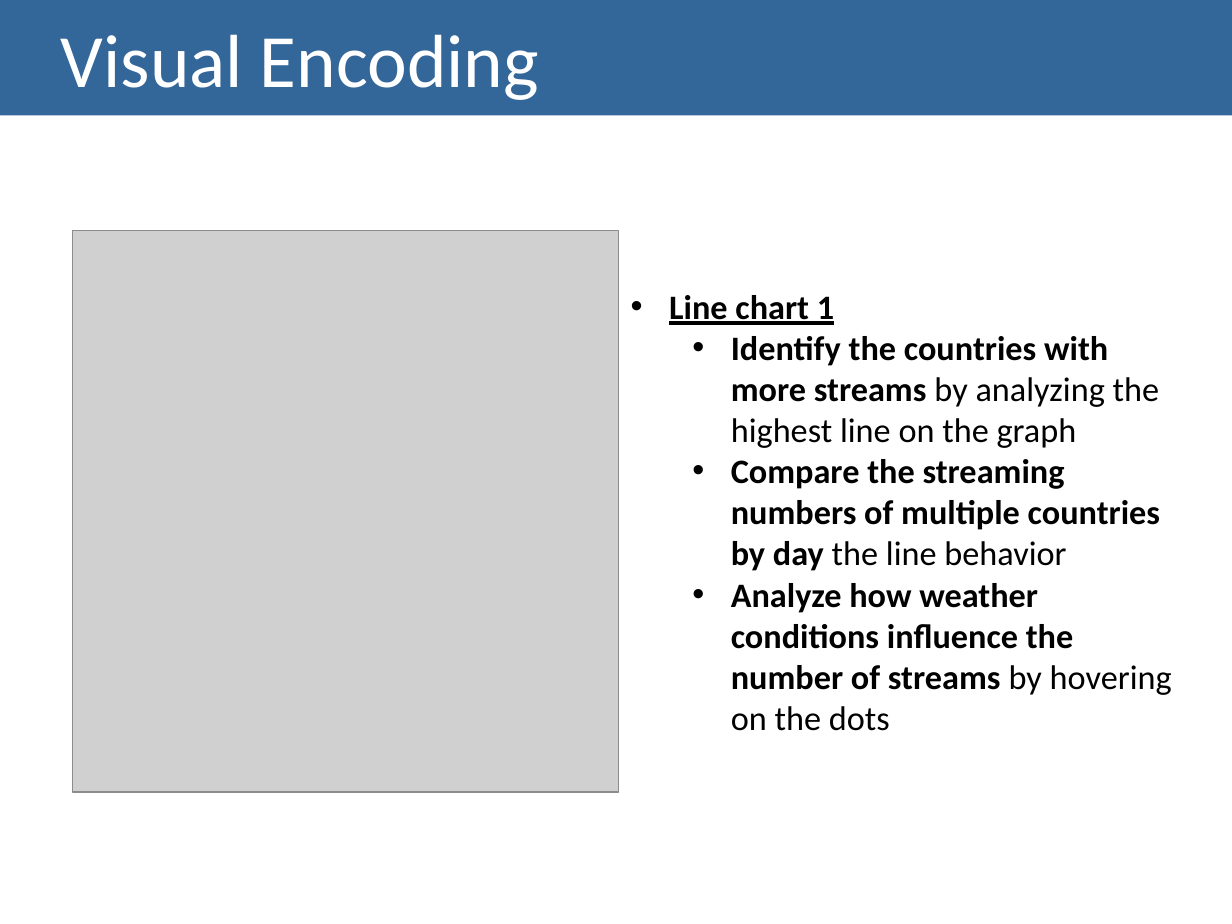
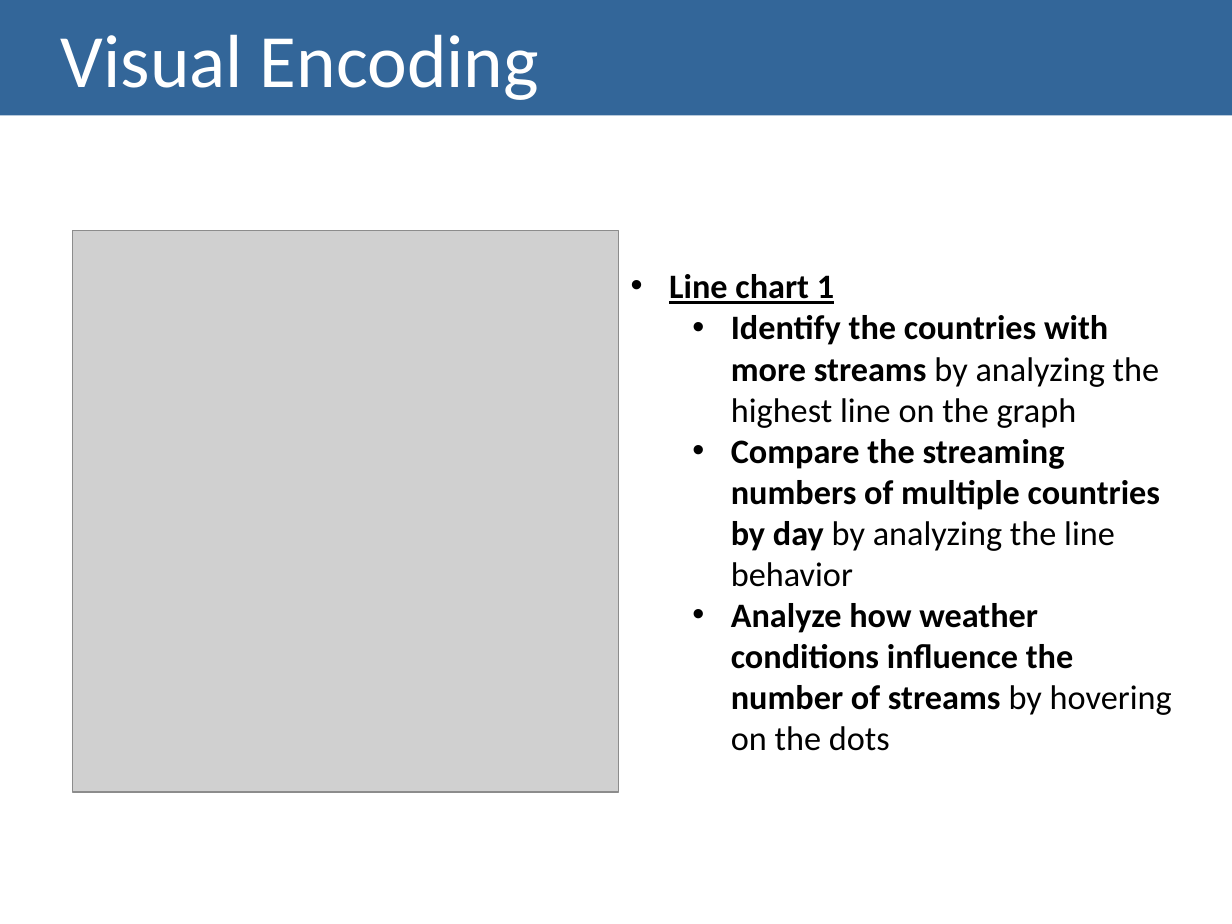
Before and after one commit to regouga/VI-MEIC-1819, a slide deck: slide 7 of Lab 6/17.pptx. Drawn at 1232x924 pixels with LibreOffice and Linux fonts; fonts in the diff are those of the drawing; grey boxes stand for pictures. Boxes give left, top, right and bottom in pixels: in the first picture for what was removed or moved away, otherwise in the second. Text is boxed around its words. In the diff, an @@ line names an element or a change of style, - is before the commit and + after.

```diff
--- a/Lab 6/17.pptx
+++ b/Lab 6/17.pptx
@@ text "Line chart 1": place and size @@
-text "Line chart 1" at box(669, 295, 1172, 731)
+text "Line chart 1" at box(669, 274, 1172, 751)
@@ text at box(731, 439, 1160, 587): text changed @@
-  • Compare the streaming numbers of multiple countries by day the line behavior
+  • Compare the streaming numbers of multiple countries by day by analyzing the line behavior
```
Also in this commit, not shown: 3 other slides changed, 2 other files.
